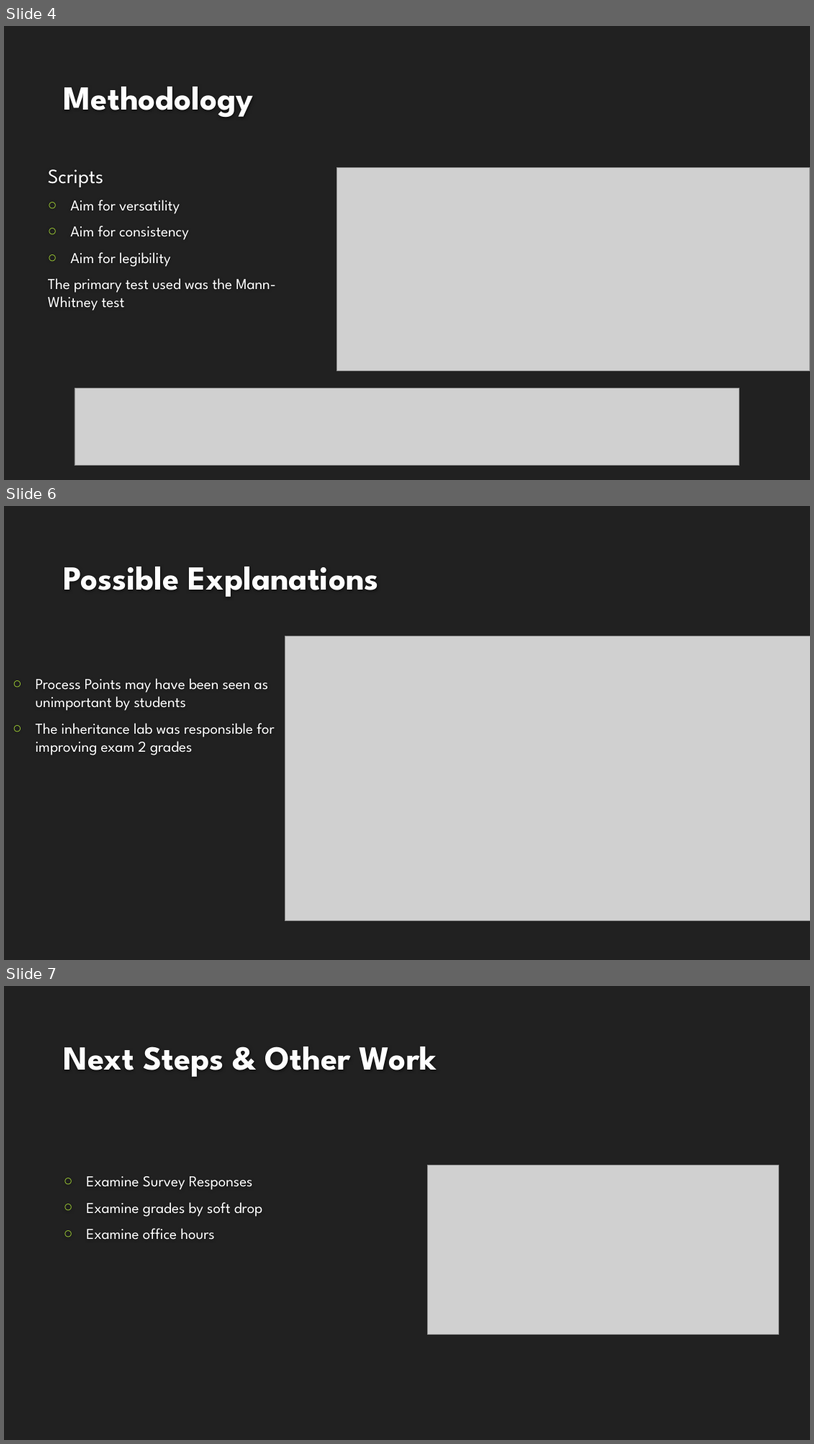
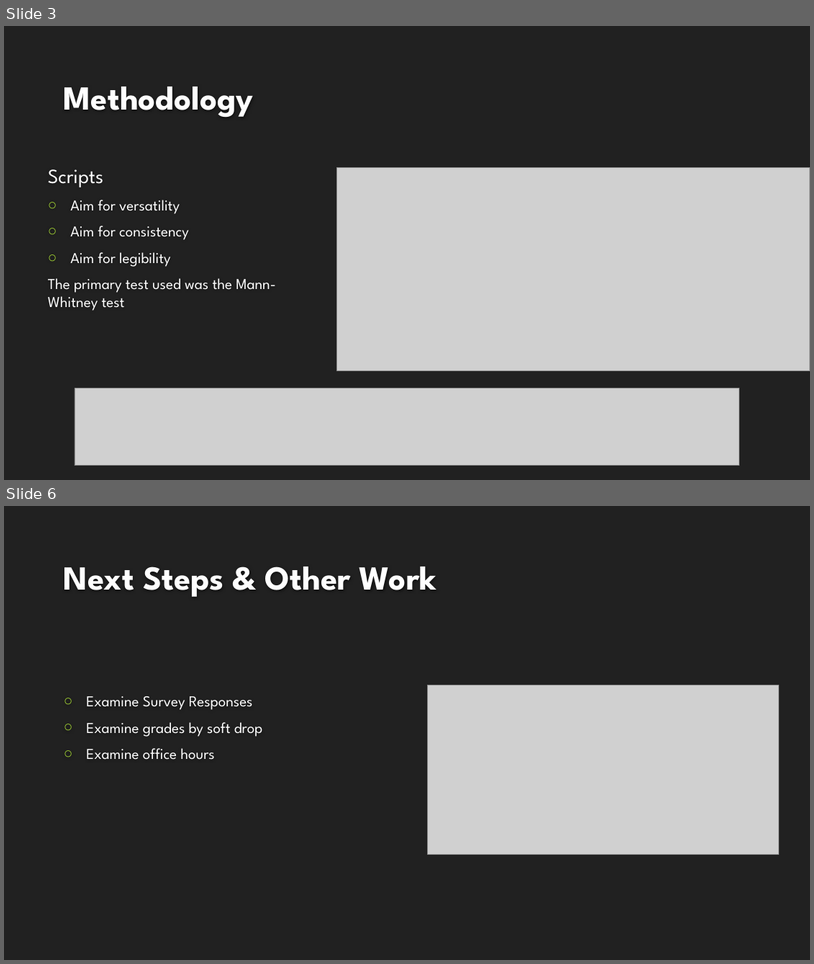
Before and after one commit to adamAbram/reu, a slide deck: CSC216 Comparison.pptx. Shown one above the other, each under a label of ours: slides 4, 6 and 7 before the commit, slides 3 and 6 after it; the slides between them are not shown. The pictures are 814x1444 and 814x964 pixels, drawn with LibreOffice and Linux fonts; fonts in the diff are those of the drawing; grey boxes stand for pictures; background and template pictures are left out. Boxes give left, top, right and bottom in pixels: in the first picture for what was removed or moved away, otherwise in the second. Text is boxed around its words. In the diff, an @@ line names an element or a change of style, - is before the commit and + after.

```diff
--- a/CSC216 Comparison.pptx
+++ b/CSC216 Comparison.pptx
@@ slide 6 removed at bbox=[4, 506, 810, 960], background #212121 @@
@@ title removed at bbox=[64, 566, 379, 597] @@
-Possible Explanations
@@ picture removed at bbox=[286, 636, 810, 921] @@
@@ text removed at bbox=[36, 678, 274, 755] @@
-○ Process Points may have been seen as unimportant by students
-○ The inheritance lab was responsible for improving exam 2 grades
@@ what was slide 4 is now slide 3 @@
@@ what was slide 7 is now slide 6 @@
```
Also in this commit, not shown: 3 slides added, 2 other slides removed, 1 other file.
